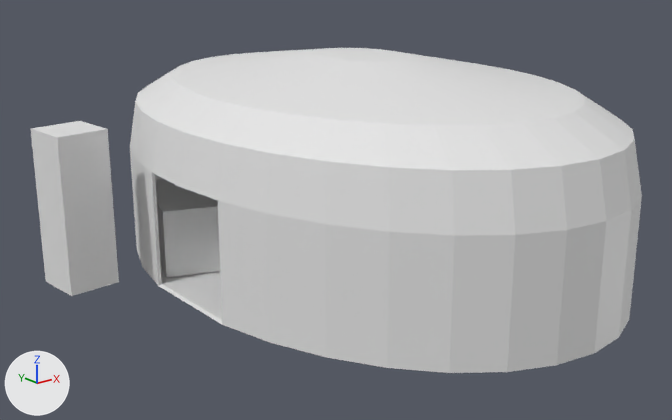
A saved change to the Blender file Open_Tend.blend.
Rendered twice from a 50 mm camera at (-7.07, -8.33, 4.01) aimed at (-0.52, -0.15, 0.74). Lighting does not change. The marker at lower left points along +X, +Y and +Z.

The older version as bpy lines, for what is in view:
```python
me_circle_001 = bpy.data.meshes.new('Circle.001')
me_circle_001.from_pydata(...)  # 318 vertices, 261 faces; spans x -2.5..2.5, y -2.99..3.01, z 0.0..2.5
me_cube_001 = bpy.data.meshes.new('Cube.001')
me_cube_001.from_pydata(...)  # a box spanning x -1.0..1.0, y -1.0..1.0, z -1.0..1.0
me_cube_011 = bpy.data.meshes.new('Cube.011')
me_cube_011.from_pydata(...)  # a box spanning x -0.5..0.5, y -0.5..0.5, z -0.5..0.5
ob_player = bpy.data.objects.new('Player', me_cube_001)
ob_player.location = (-3.095, 1.316, 0.915)
ob_player.rotation_euler = (0.0, 0.0, 1.662)  # degrees (0, 0, 95)
ob_player.scale = (0.3, 0.3, 0.9)
ob_table = bpy.data.objects.new('Table', me_cube_011)
ob_table.location = (-1.689, 1.308, 0.437)
ob_table.rotation_euler = (0.0, 0.0, -0.337)  # degrees (0, 0, -19)
ob_table.scale = (0.8, 1.4, 0.8)
ob_tent = bpy.data.objects.new('Tent', me_circle_001)
ob_tent.location = (0.0, 0.0, 0.0)
ob_tent.scale = (1.0, 1.17, 1.0)
```
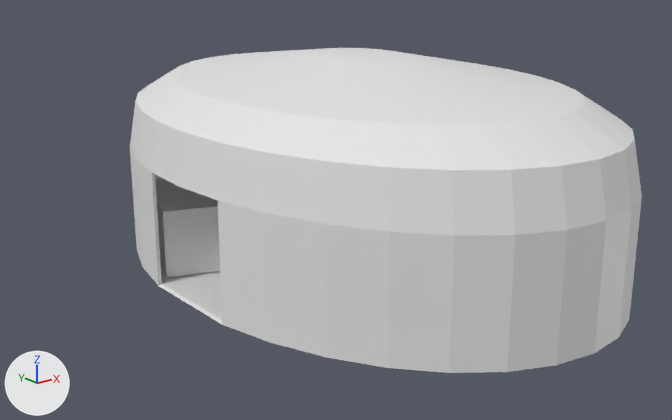
Commit message: removed the player

What differs and where, as boxes [x1, y1, x2, y2] in the pictures (672 x 420 px):
'Player', deleted
    before: [31, 121, 119, 296]

What changed in the scene script:
```text
Remove ob_player:
    ob_player = bpy.data.objects.new('Player', me_cube_001)
    ob_player.location = (-3.095, 1.316, 0.915)
    ob_player.rotation_euler = (0.0, 0.0, 1.662)  # degrees (0, 0, 95)
    ob_player.scale = (0.3, 0.3, 0.9)
```
